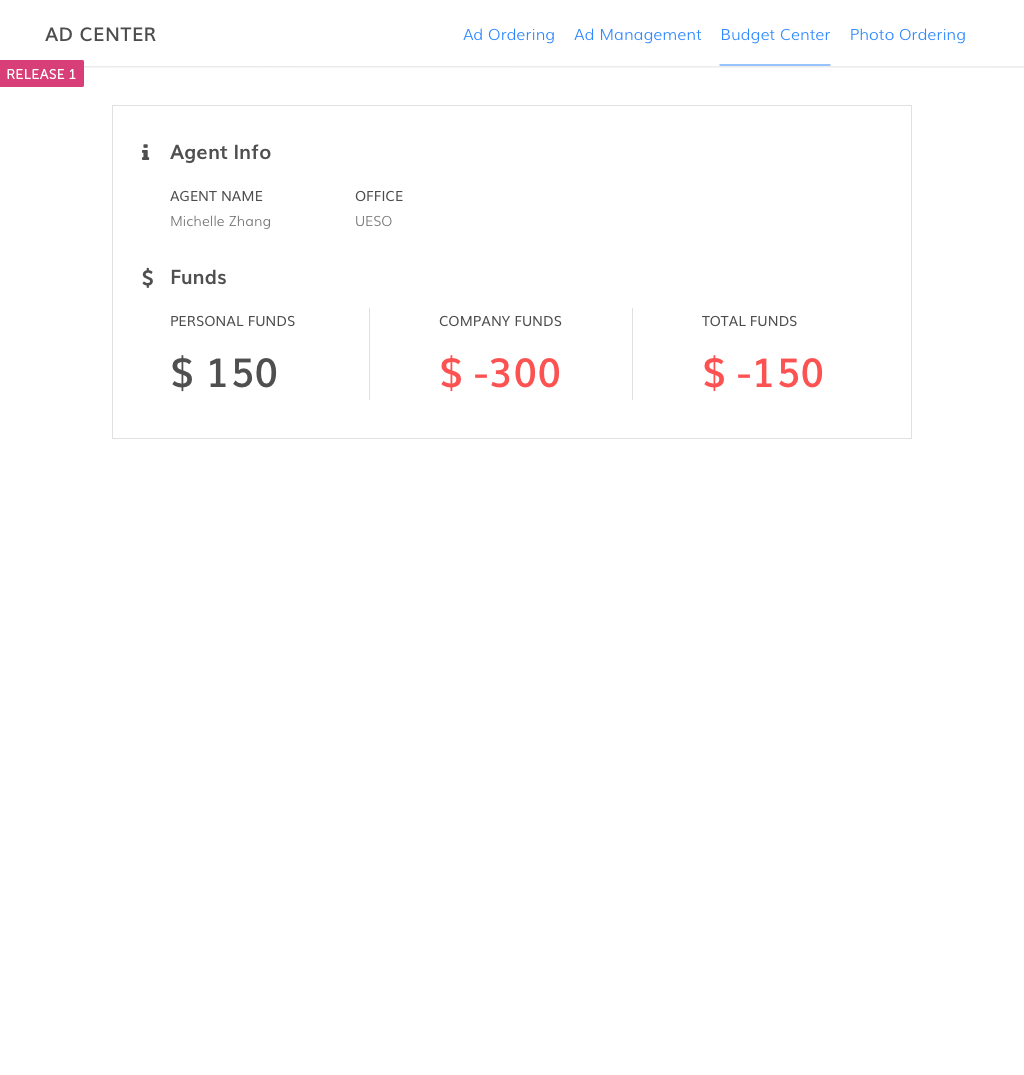
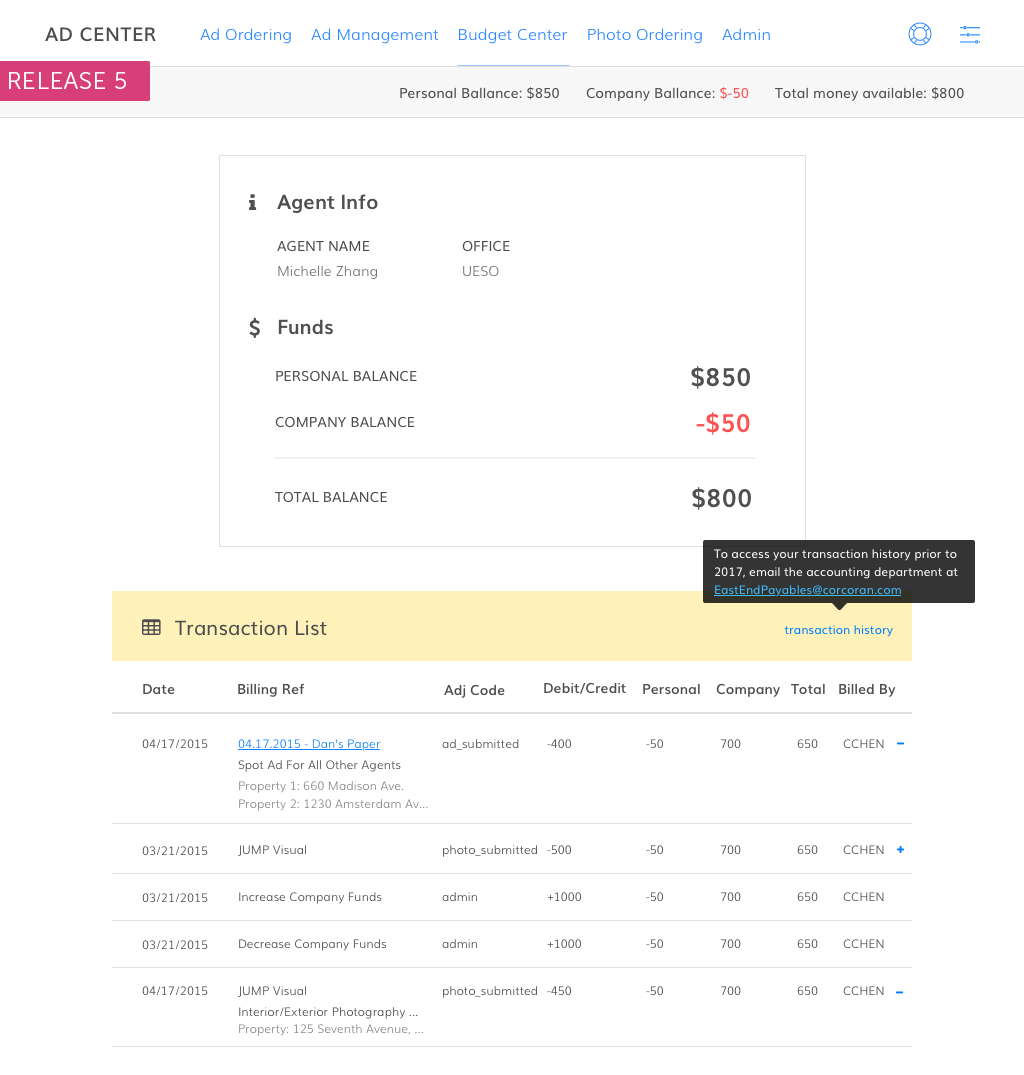
Before/after of a (1024, 1075) layered artwork. What changed in the layer stack:
showed group "Group 1 copy 4" (2 layers) over bbox(0, 60, 150, 101)
painted on "RELEASE 5" over bbox(7, 69, 126, 89)
painted on "Rectangle 1" (1st of 5, in "Group 1 copy 4") over bbox(0, 60, 150, 101)
showed "budget1.png" over bbox(0, 22, 1024, 1047)
hid group "Group 1" (2 layers) over bbox(0, 60, 150, 100)
painted on "RELEASE 1" over bbox(7, 69, 125, 89)
painted on "Rectangle 1" (5th of 5, in "Group 1") over bbox(0, 60, 150, 100)
hid "budget5.png" over bbox(0, 22, 1024, 1047)
